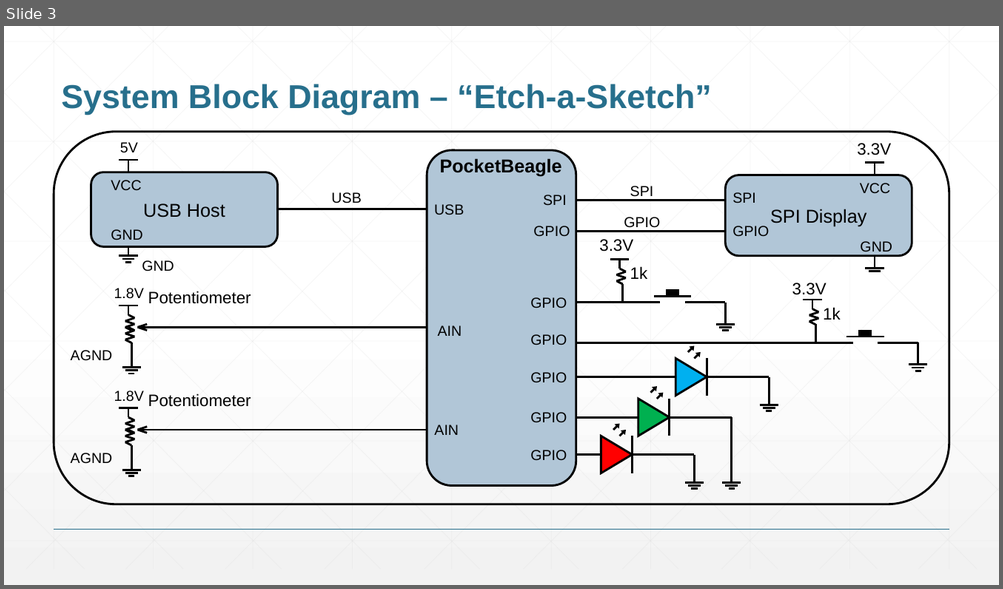
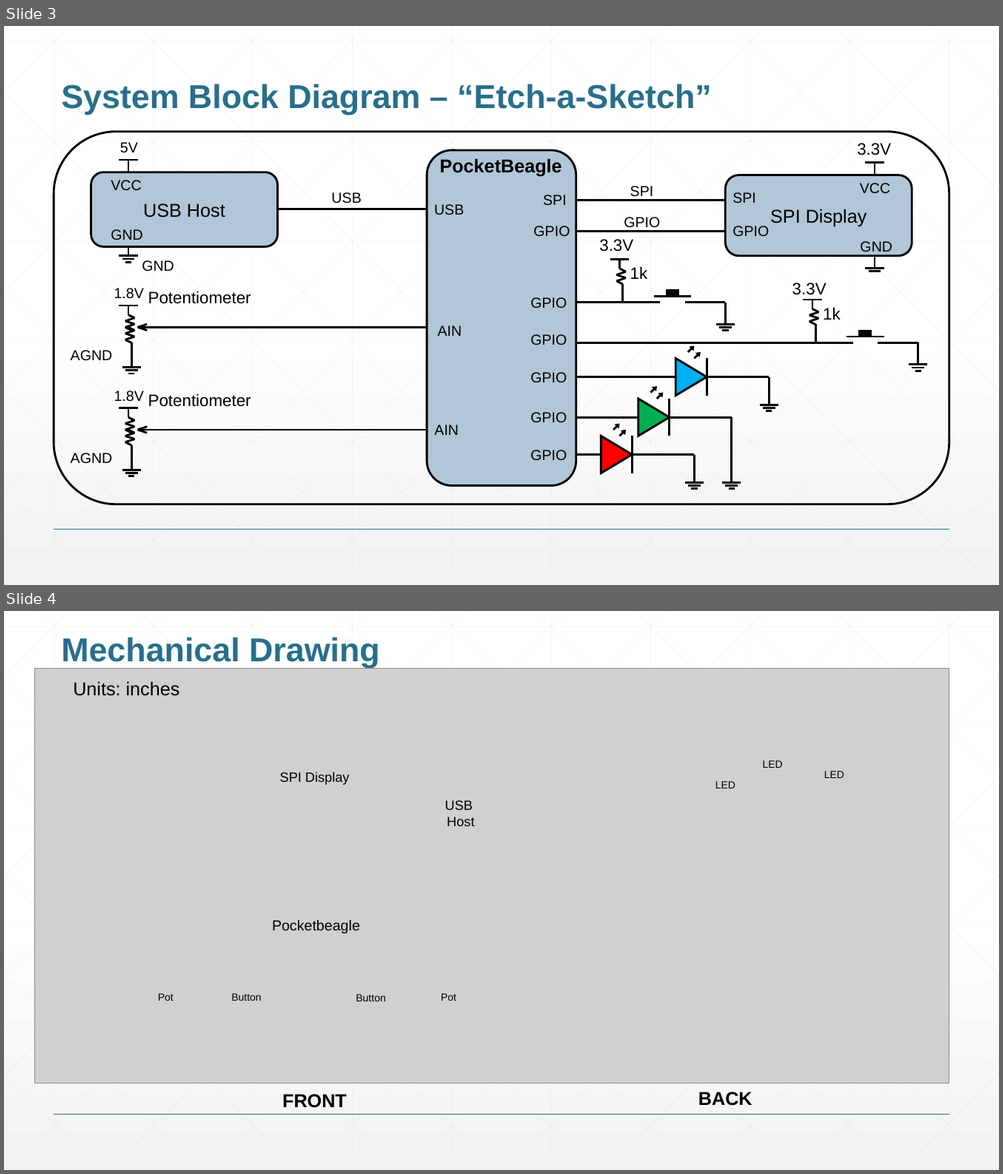
Before and after one commit to vgarlepp/project_02_ENGI301, a slide deck: docs/ENGI301_project_02_Garlepp.pptx. Shown one above the other, each under a label of ours: slide 3 before the commit, slides 3 and 4 after it. The pictures are 1003x589 and 1003x1174 pixels, drawn with LibreOffice and Linux fonts; fonts in the diff are those of the drawing; grey boxes stand for pictures. Boxes give left, top, right and bottom in pixels: in the first picture for what was removed or moved away, otherwise in the second. Text is boxed around its words. In the diff, an @@ line names an element or a change of style, - is before the commit and + after.

```diff
--- a/docs/ENGI301_project_02_Garlepp.pptx
+++ b/docs/ENGI301_project_02_Garlepp.pptx
@@ slide 4 added at [4, 611, 999, 1170], background gradient #FFFFFF to #F2F2F2; not listed: 47 template elements that a slide beside it also shows @@
@@ title added at [61, 637, 380, 668], 32 pt, text #276F8B, bold @@
+Mechanical Drawing
@@ picture added at [35, 668, 949, 1083] @@
@@ text added at [73, 681, 180, 696], 18 pt, text #000000 @@
+Units: inches
@@ text added at [762, 760, 782, 768], 10 pt, text #000000 @@
+LED
@@ text added at [280, 772, 350, 785], 13 pt, text #000000 @@
+SPI Display
@@ text added at [715, 781, 735, 789], 10 pt, text #000000 @@
+LED
@@ text added at [824, 771, 844, 778], 10 pt, text #000000 @@
+LED
@@ text added at [445, 800, 474, 826], 13 pt, text #000000 @@
+USB
+Host
@@ text added at [272, 920, 360, 934], 14 pt, text #000000 @@
+Pocketbeagle
@@ text added at [158, 994, 173, 1001], 10 pt, text #000000 @@
+Pot
@@ text added at [231, 994, 261, 1001], 10 pt, text #000000 @@
+Button
@@ text added at [356, 994, 385, 1002], 10 pt, text #000000 @@
+Button
@@ text added at [441, 994, 456, 1001], 10 pt, text #000000 @@
+Pot
@@ text added at [282, 1094, 347, 1108], 18 pt, text #000000, bold @@
+FRONT
@@ text added at [698, 1092, 752, 1106], 18 pt, text #000000, bold @@
+BACK
```
Also in this commit, not shown: 1 slide changed, 1 slide removed, 2 other files.
